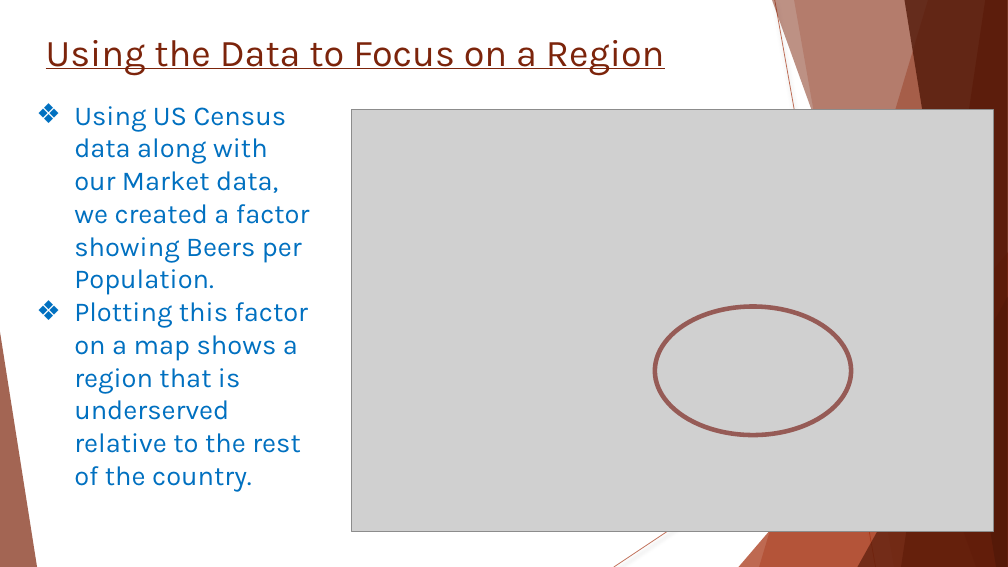
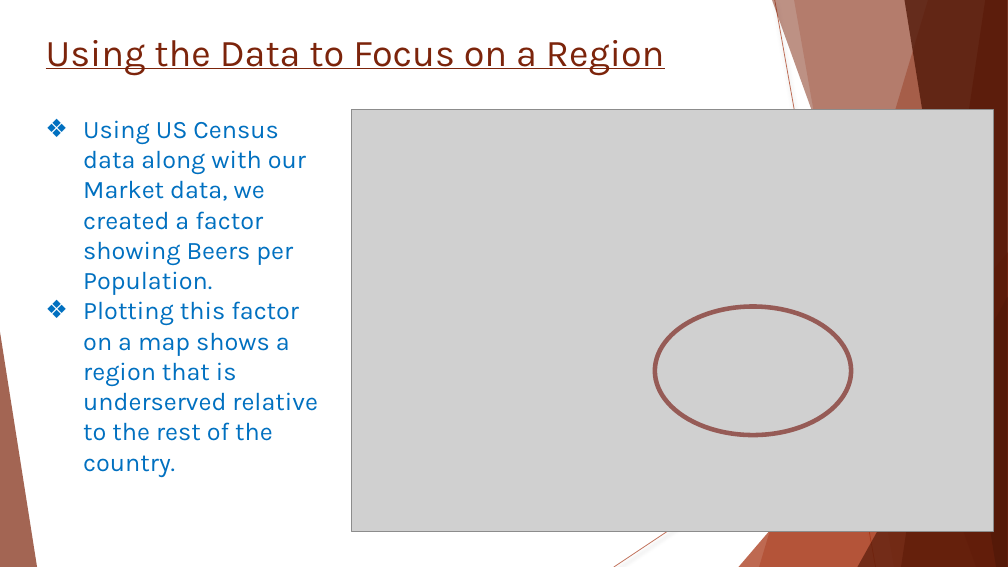
Before and after one commit to Wu-Sophia/BeerAnalysis, a slide deck: slide 15 of DataDynamos_BeerMarketingPresentation.pptx. Drawn at 1008x567 pixels with LibreOffice and Linux fonts; fonts in the diff are those of the drawing; grey boxes stand for pictures. Boxes give left, top, right and bottom in pixels: in the first picture for what was removed or moved away, otherwise in the second. Text is boxed around its words. In the diff, an @@ line names an element or a change of style, - is before the commit and + after.

```diff
--- a/DataDynamos_BeerMarketingPresentation.pptx
+++ b/DataDynamos_BeerMarketingPresentation.pptx
@@ text "Using US Census data along ...": place and size @@
-text "Using US Census data along ..." at (74,106,309,492)
+text "Using US Census data along ..." at (83,120,318,477)
@@ text "Using US Census data along ..." at (83,120,318,477): size 26 to 24 pt @@
```
Also in this commit, not shown: 9 other slides changed.
